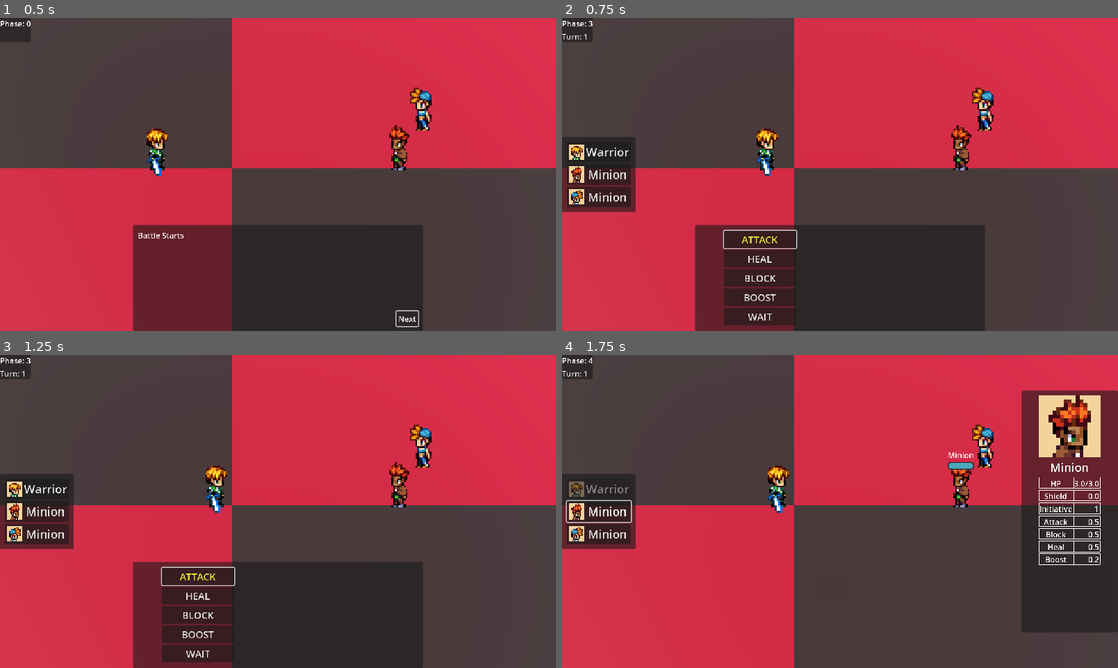
Above: before the commit, frames 1-4 (two rows, left to right).
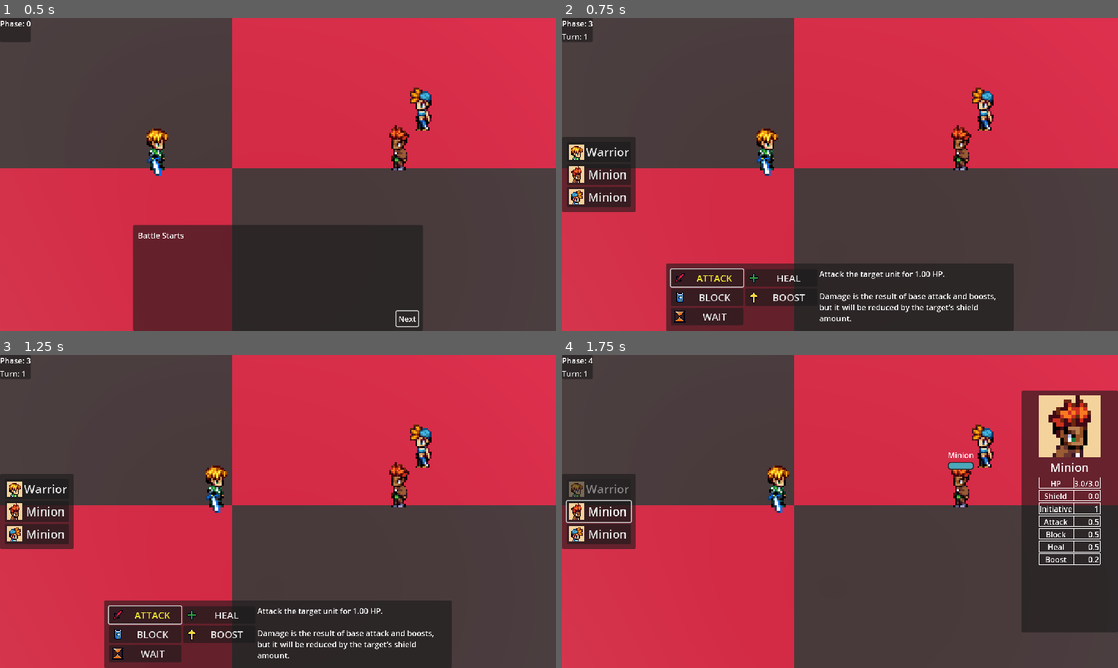
Above: after the commit, the same moments.

Repository: NicolaMigliore/medieval-battles
Game: Godot game, scene res://game_scenes/game_state_machine.tscn
Two runs of this game, one before a commit and one after it. Both use one fixed random seed, a clock stepped at 60 frames per second and the inputs below.
Inputs:
- Up to frame 1 (0.5 s): no input
- Up to frame 2 (0.75 s): click "Next" at 0.5 s
- Up to frame 3 (1.25 s): no input
- Up to frame 4 (1.75 s): click "ATTACK" at 1.25 s

Frame 1 is identical in both runs. In frame 2, 11% of the frame differs, in the area x 18-82%, y 66-100%; in frame 3, 11%; in frame 4, nothing differs.

Commit message:
dev: reworked pick action panel adding descriptions and icons

Diff:
--- a/UI/battle_ui.gd
+++ b/UI/battle_ui.gd
@@ -3,6 +3,8 @@
 
 #region Signals
 signal portrait_selected(combattant)
+signal action_button_focus_entered(action)
+signal action_button_focus_exited(action)
 #endregion
 
 var _portrait_scene = preload("res://UI/character_portrait.tscn")
@@ -29,6 +31,10 @@
 		character_initiative_panel
 	]
 
+	# Register action buttons signals
+	register_action_buttons_signals()
+
+
 #region Panel Visibility
 func _hide_all_panels() -> void:
 	for child in _panels:
@@ -63,7 +69,7 @@
 	if panel_name == "PickAction":
 		get_node("PickActionPanel").show()
 		# Set focus
-		$PickActionPanel/MarginContainer/HBoxContainer/VBoxContainer/AttackButton.grab_focus()
+		$PickActionPanel/MarginContainer/HBoxContainer/GridContainer/AttackButton.grab_focus()
 
 	if panel_name == "PickTarget":
 		var vbox: VBoxContainer = $CharacterInitiativePanel/MarginContainer/VBoxContainer
@@ -202,6 +208,49 @@
 #endregion
 
 
+#region Action Panel
+func register_action_buttons_signals() -> void:
+	var grid: GridContainer = pick_action_panel.get_node("MarginContainer/HBoxContainer/GridContainer")
+
+	var action_attack_button: Button = grid.get_node("AttackButton")
+	action_attack_button.focus_entered.connect(func(): action_button_focus_entered.emit("attack"))
+	action_attack_button.focus_exited.connect(func(): action_button_focus_exited.emit("attack"))
+	action_attack_button.mouse_entered.connect(func(): action_attack_button.grab_focus())
+
+	var action_heal_button: Button = grid.get_node("HealButton")
+	action_heal_button.focus_entered.connect(func(): action_button_focus_entered.emit("heal"))
+	action_heal_button.focus_exited.connect(func(): action_button_focus_exited.emit("heal"))
+	action_heal_button.mouse_entered.connect(func(): action_heal_button.grab_focus())
+
+	var action_block_button: Button = grid.get_node("BlockButton")
+	action_block_button.focus_entered.connect(func(): action_button_focus_entered.emit("block"))
+	action_block_button.focus_exited.connect(func(): action_button_focus_exited.emit("block"))
+	action_block_button.mouse_entered.connect(func(): action_block_button.grab_focus())
+
+	var action_boost_button: Button = grid.get_node("BoostButton")
+	action_boost_button.focus_entered.connect(func(): action_button_focus_entered.emit("boost"))
+	action_boost_button.focus_exited.connect(func(): action_button_focus_exited.emit("boost"))
+	action_boost_button.mouse_entered.connect(func(): action_boost_button.grab_focus())
+
+	var action_wait_button: Button = grid.get_node("WaitButton")
+	action_wait_button.focus_entered.connect(func(): action_button_focus_entered.emit("wait"))
+	action_wait_button.focus_exited.connect(func(): action_button_focus_exited.emit("wait"))
+	action_wait_button.mouse_entered.connect(func(): action_wait_button.grab_focus())
+
+
+func clear_action_description_label() -> void:
+	var desc_label: RichTextLabel = $PickActionPanel/MarginContainer/HBoxContainer/ActionDescriptionLabel
+	desc_label.text = ""
+
+
+func set_action_description_label(text: String) -> void:
+	var desc_label: RichTextLabel = $PickActionPanel/MarginContainer/HBoxContainer/ActionDescriptionLabel
+	if text:
+		desc_label.text = text
+
+#endregion
+
+
 #region HP Bars
 func populate_hp_bars(combatants) -> void:
 	var parent_node = $HPBars
--- a/game_scenes/battle_manager.gd
+++ b/game_scenes/battle_manager.gd
@@ -87,6 +87,7 @@
 
 	# Register UI signals
 	battle_ui.portrait_selected.connect(_on_target_selected)
+	_register_action_button_focus_signals()
 #endregion
 
 #region Process
@@ -125,8 +126,8 @@
 			battle_ui.show_ui("PickAction", null)
 
 			# connect buttons
-			var vbox = battle_ui.get_node("PickActionPanel/MarginContainer/HBoxContainer/VBoxContainer")
-			for button in vbox.get_children():
+			var grid = battle_ui.get_node("PickActionPanel/MarginContainer/HBoxContainer/GridContainer")
+			for button in grid.get_children():
 				if not button.pressed.is_connected(_on_action_selected):
 					button.pressed.connect(_on_action_selected.bind(button.name))
 		else:
@@ -473,4 +474,28 @@
 		pos = pos + control_centering_offset + character_offset
 		battle_ui.sync_bar_position(comb.idx, pos)
 
-#endregion
+func _register_action_button_focus_signals() -> void:
+	# Register focus enter and exit events
+	battle_ui.action_button_focus_entered.connect(
+		func(action_name: String):
+			var msg = ""
+			match action_name:
+				"attack":
+					# msg = "Attack the target unit for %.2f HP.\nDamage is the result of base attack and boosts, but it will be reduced by the target's shield amount." % _get_damage_amount()
+					msg = "Attack the target unit for %.2f HP.\n\nDamage is the result of base attack and boosts, but it will be reduced by the target's shield amount." % _get_damage_amount()
+				"heal":
+					msg = "Heal the target unit for %.2f HP.\n\nHeal amount is the result of the base heal and boosts." % _get_heal_amount()
+				"block":
+					msg = "Raise the unit's shield by %.2f shield points.\n\nBlocked amount is the result of base heal and boosts." % _get_block_amount()
+				"boost":
+					msg = "Boost the target's actions by %.d%% for the remainder of the round.\n\nAt the end of the round all boosts will be reset." % (_get_boost_amount()*100)
+				"wait":
+					msg = "Wait for a better time to act.\n\nThe unit's action turn will be placed at the end of the round."
+
+			battle_ui.set_action_description_label(msg)
+	)
+
+	battle_ui.action_button_focus_exited.connect(func(_action_name: String):
+		battle_ui.clear_action_description_label()
+	)
+#endregion
--- a/game_scenes/battle_scene.tscn
+++ b/game_scenes/battle_scene.tscn
@@ -1,10 +1,15 @@
-[gd_scene load_steps=8 format=3 uid="uid://bj15rhr1ng8jb"]
+[gd_scene load_steps=13 format=3 uid="uid://bj15rhr1ng8jb"]
 
 [ext_resource type="Script" uid="uid://dunatilrt2rne" path="res://game_scenes/battle_scene.gd" id="1_2vy4q"]
 [ext_resource type="Texture2D" uid="uid://dasp1b2pit54a" path="res://placeholder_texture.png" id="3_rd2ks"]
 [ext_resource type="Script" uid="uid://dphg88qjbs8wa" path="res://game_scenes/battle_manager.gd" id="4_ctw5g"]
 [ext_resource type="Script" uid="uid://dlq0hw4cacpns" path="res://UI/battle_ui.gd" id="5_pavr6"]
+[ext_resource type="Texture2D" uid="uid://b1idqw7nn7sc0" path="res://UI/action-icons/attack-icon.png" id="6_e7vad"]
 [ext_resource type="Theme" uid="uid://big8r512m2y2r" path="res://themes/battle.tres" id="6_jixf1"]
+[ext_resource type="Texture2D" uid="uid://c2vov2y6t656e" path="res://UI/action-icons/heal-icon.png" id="7_6k1j2"]
+[ext_resource type="Texture2D" uid="uid://8ui1qymrsp1m" path="res://UI/action-icons/shield-icon.png" id="8_msidb"]
+[ext_resource type="Texture2D" uid="uid://4j1ey5hwfc1i" path="res://UI/action-icons/boost-icon.png" id="9_k3wpr"]
+[ext_resource type="Texture2D" uid="uid://c2kq1qjqsedmc" path="res://UI/action-icons/wait-icon.png" id="10_wqxba"]
 
 [sub_resource type="Environment" id="Environment_pavr6"]
 background_mode = 2
@@ -87,6 +92,7 @@
 script = ExtResource("5_pavr6")
 
 [node name="DialogPanel" type="PanelContainer" parent="UI/BattleUI"]
+visible = false
 custom_minimum_size = Vector2(600, 220)
 layout_mode = 1
 anchors_preset = 7
@@ -128,8 +134,7 @@
 flat = true
 
 [node name="PickActionPanel" type="Panel" parent="UI/BattleUI"]
-visible = false
-custom_minimum_size = Vector2(600, 220)
+custom_minimum_size = Vector2(720, 140)
 layout_mode = 1
 anchors_preset = 7
 anchor_left = 0.5
@@ -157,47 +162,62 @@
 [node name="HBoxContainer" type="HBoxContainer" parent="UI/BattleUI/PickActionPanel/MarginContainer"]
 layout_mode = 2
 
-[node name="VBoxContainer" type="VBoxContainer" parent="UI/BattleUI/PickActionPanel/MarginContainer/HBoxContainer"]
+[node name="GridContainer" type="GridContainer" parent="UI/BattleUI/PickActionPanel/MarginContainer/HBoxContainer"]
 custom_minimum_size = Vector2(250, 0)
 layout_mode = 2
 size_flags_horizontal = 4
 size_flags_vertical = 4
-
-[node name="AttackButton" type="Button" parent="UI/BattleUI/PickActionPanel/MarginContainer/HBoxContainer/VBoxContainer"]
+columns = 2
+
+[node name="AttackButton" type="Button" parent="UI/BattleUI/PickActionPanel/MarginContainer/HBoxContainer/GridContainer"]
 custom_minimum_size = Vector2(150, 0)
 layout_mode = 2
 size_flags_horizontal = 4
 theme = ExtResource("6_jixf1")
 text = "ATTACK"
-
-[node name="HealButton" type="Button" parent="UI/BattleUI/PickActionPanel/MarginContainer/HBoxContainer/VBoxContainer"]
+icon = ExtResource("6_e7vad")
+expand_icon = true
+
+[node name="HealButton" type="Button" parent="UI/BattleUI/PickActionPanel/MarginContainer/HBoxContainer/GridContainer"]
 custom_minimum_size = Vector2(150, 0)
 layout_mode = 2
 size_flags_horizontal = 4
 theme = ExtResource("6_jixf1")
 text = "HEAL
 "
-
-[node name="BlockButton" type="Button" parent="UI/BattleUI/PickActionPanel/MarginContainer/HBoxContainer/VBoxContainer"]
+icon = ExtResource("7_6k1j2")
+expand_icon = true
+
+[node name="BlockButton" type="Button" parent="UI/BattleUI/PickActionPanel/MarginContainer/HBoxContainer/GridContainer"]
 custom_minimum_size = Vector2(150, 0)
 layout_mode = 2
 size_flags_horizontal = 4
 theme = ExtResource("6_jixf1")
 text = "BLOCK"
-
-[node name="BoostButton" type="Button" parent="UI/BattleUI/PickActionPanel/MarginContainer/HBoxContainer/VBoxContainer"]
+icon = ExtResource("8_msidb")
+expand_icon = true
+
+[node name="BoostButton" type="Button" parent="UI/BattleUI/PickActionPanel/MarginContainer/HBoxContainer/GridContainer"]
 custom_minimum_size = Vector2(150, 0)
 layout_mode = 2
 size_flags_horizontal = 4
 theme = ExtResource("6_jixf1")
 text = "BOOST"
-
-[node name="WaitButton" type="Button" parent="UI/BattleUI/PickActionPanel/MarginContainer/HBoxContainer/VBoxContainer"]
+icon = ExtResource("9_k3wpr")
+expand_icon = true
+
+[node name="WaitButton" type="Button" parent="UI/BattleUI/PickActionPanel/MarginContainer/HBoxContainer/GridContainer"]
 custom_minimum_size = Vector2(150, 0)
 layout_mode = 2
 size_flags_horizontal = 4
 theme = ExtResource("6_jixf1")
 text = "WAIT"
+icon = ExtResource("10_wqxba")
+expand_icon = true
+
+[node name="ActionDescriptionLabel" type="RichTextLabel" parent="UI/BattleUI/PickActionPanel/MarginContainer/HBoxContainer"]
+layout_mode = 2
+size_flags_horizontal = 3
 
 [node name="TargetInfoPanel" type="Panel" parent="UI/BattleUI"]
 custom_minimum_size = Vector2(200, 500)
Binary file added: UI/action-icons/action-icons.png
Not shown, added: UI/action-icons/action-icons.png.import
Binary file added: UI/action-icons/attack-icon.png
Not shown, added: UI/action-icons/attack-icon.png.import
Binary file added: UI/action-icons/boost-icon.png
Not shown, added: UI/action-icons/boost-icon.png.import
Binary file added: UI/action-icons/heal-icon.png
Not shown, added: UI/action-icons/heal-icon.png.import
Binary file added: UI/action-icons/shield-icon.png
Not shown, added: UI/action-icons/shield-icon.png.import
Binary file added: UI/action-icons/wait-icon.png
Not shown, added: UI/action-icons/wait-icon.png.import
(and 2 more such lines)
